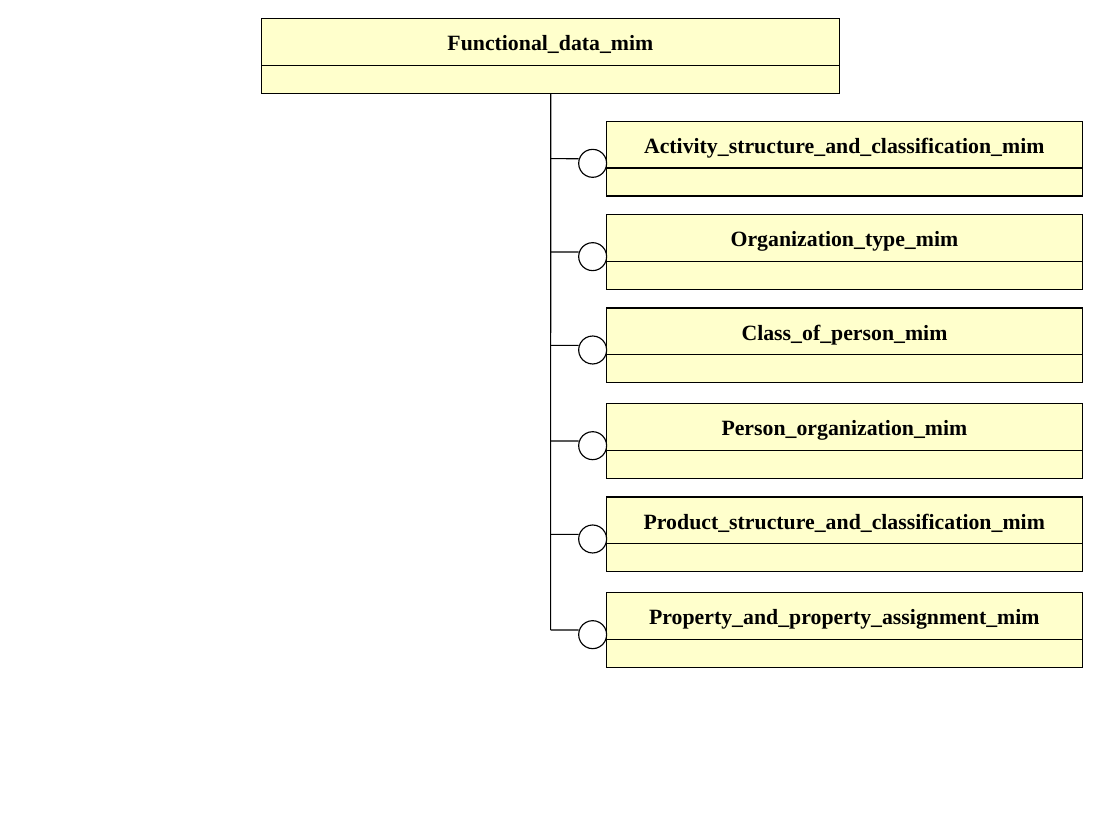
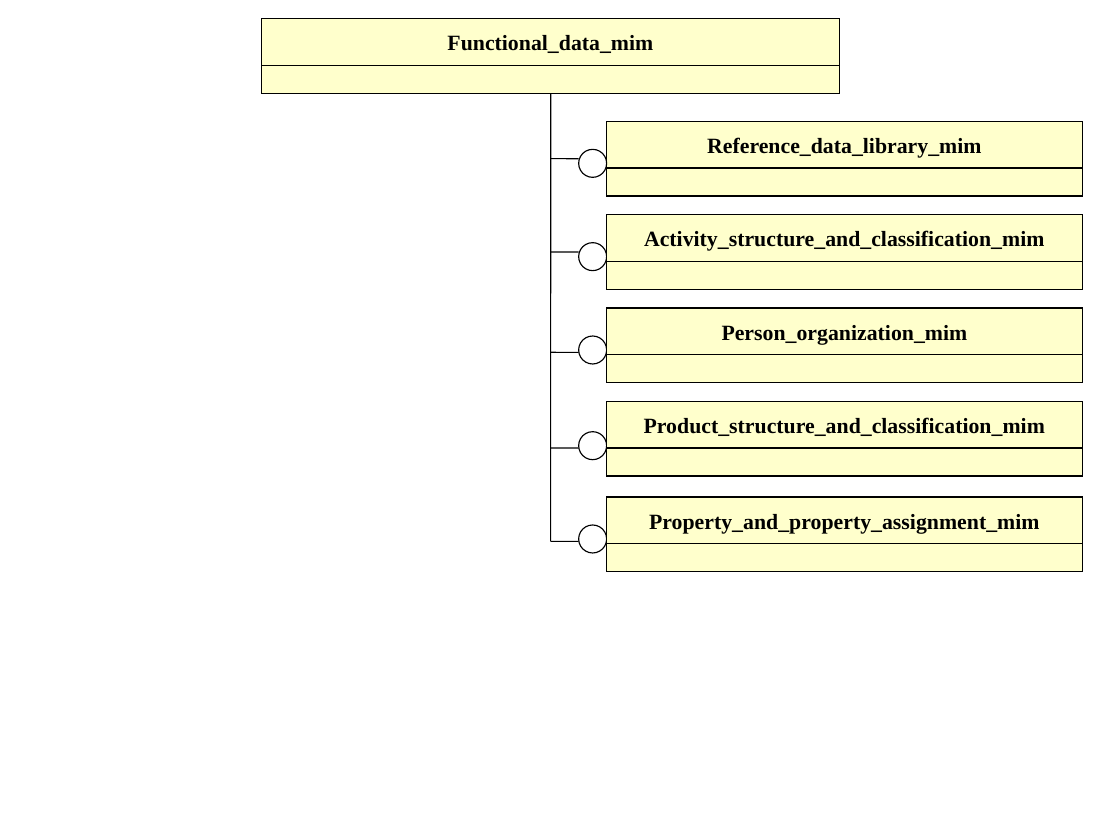
Before and after one commit to starseeker/stepmod_mirror, a slide deck: slide 7 of data/modules/functional_data/functional_data.ppt. Drawn at 1120x840 pixels with LibreOffice and Linux fonts; fonts in the diff are those of the drawing. Boxes give left, top, right and bottom in pixels: in the first picture for what was removed or moved away, otherwise in the second. Text is boxed around its words. In the diff, an @@ line names an element or a change of style, - is before the commit and + after.

Commit message:
library from functional data

```diff
--- a/data/modules/functional_data/functional_data.ppt
+++ b/data/modules/functional_data/functional_data.ppt
@@ line moved from (551, 629) - (551, 93) to (551, 541) - (551, 93) @@
@@ rectangle added at [607,121,1083,168], fill #FFFFCC, outline #000000 0.74 pt, 14 pt, text #000000, bold @@
+Reference_data_library_mim
@@ rectangle "Activity_structure_and_classification_mim": place and size @@
-rectangle "Activity_structure_and_classification_mim" at [607,121,1083,168]
+rectangle "Activity_structure_and_classification_mim" at [607,215,1083,262]
@@ rectangle removed at [607,215,1083,262] @@
-Organization_type_mim
@@ rectangle removed at [607,308,1083,355] @@
-Class_of_person_mim
@@ line moved from (551, 345) - (579, 345) to (551, 353) - (579, 353) @@
@@ 3 rectangles: place and size @@
-3 rectangles at [607,403,1083,640]
+3 rectangles at [607,308,1083,544]
@@ line moved from (551, 441) - (579, 441) to (551, 448) - (579, 448) @@
@@ line moved from (551, 534) - (579, 534) to (551, 541) - (579, 541) @@
@@ ellipse removed at [579,620,607,648] @@
@@ line removed from (551, 631) to (579, 631) @@
@@ rectangle removed at [607,640,1083,668] @@
```
Also in this commit, not shown: 1 other slide changed, 8 other files.
